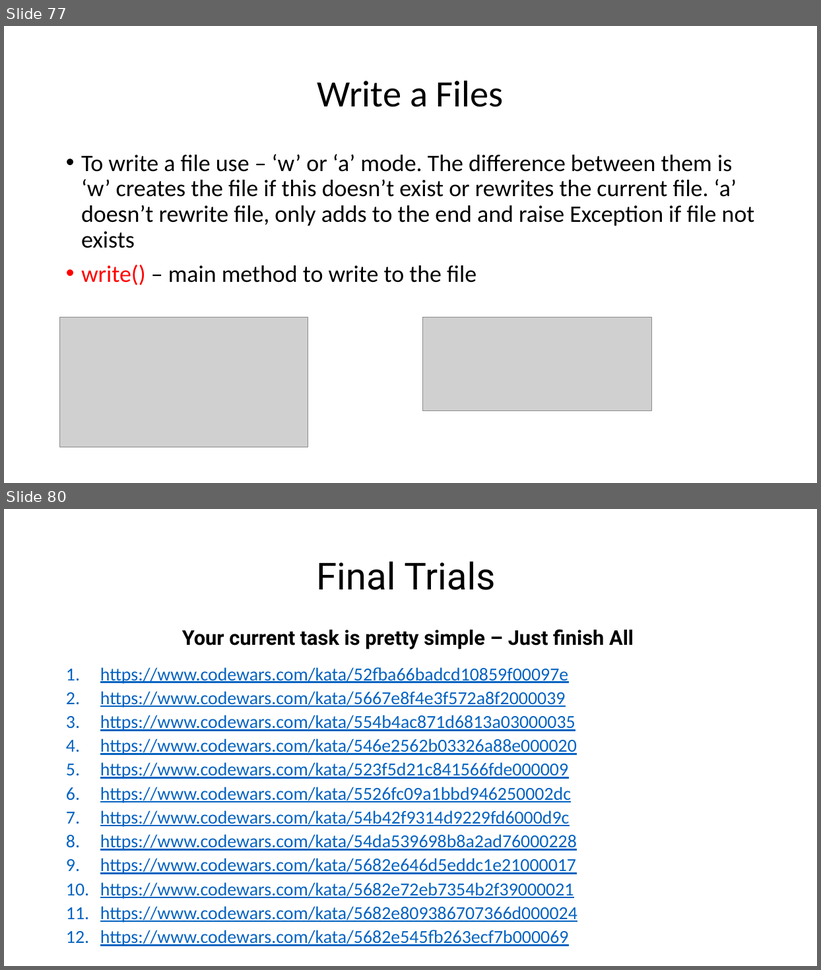
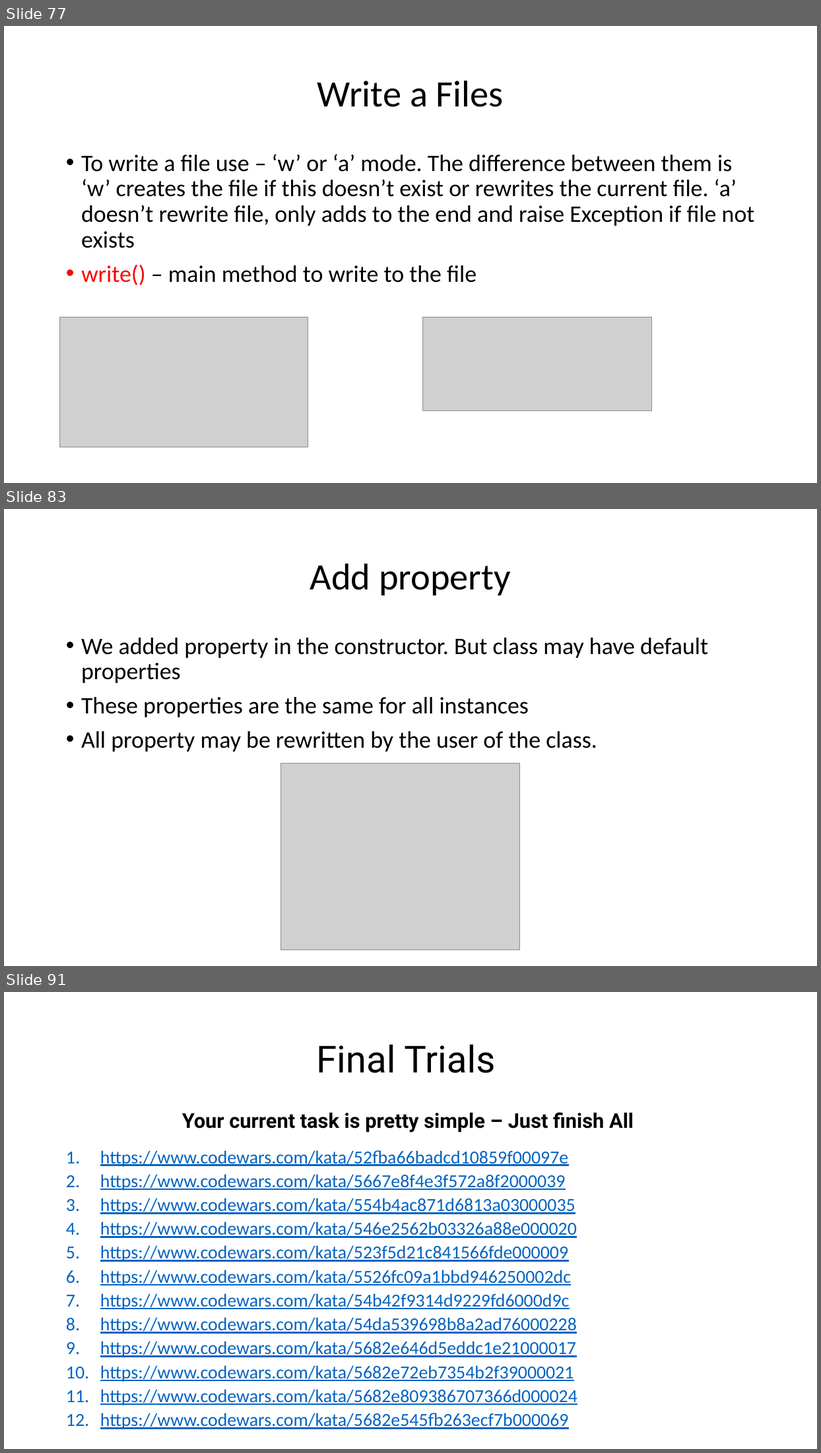
Before and after one commit to WonderLuc/brother-bootcamp, a slide deck: python 101/python_101.pptx. Shown one above the other, each under a label of ours: slides 77 and 80 before the commit, slides 77, 83 and 91 after it; the slides between them are not shown. The pictures are 821x970 and 821x1453 pixels, drawn with LibreOffice and Linux fonts; fonts in the diff are those of the drawing; grey boxes stand for pictures; background and template pictures are left out. Boxes give left, top, right and bottom in pixels: in the first picture for what was removed or moved away, otherwise in the second. Text is boxed around its words. In the diff, an @@ line names an element or a change of style, - is before the commit and + after.

Commit message:
feat: add classes block

```diff
--- a/python 101/python_101.pptx
+++ b/python 101/python_101.pptx
@@ slide 83 added at <box>4,509,817,966</box>, background picture (left out) @@
@@ title added at <box>310,563,511,595</box>, 44 pt, text #000000 @@
+Add property
@@ text added at <box>81,638,708,752</box>, 28 pt, text #000000 @@
+• We added property in the constructor. But class may have default properties
+• These properties are the same for all instances
+• All property may be rewritten by the user of the class.
@@ picture added at <box>281,763,520,951</box> @@
@@ what was slide 80 is now slide 91 @@
```
Also in this commit, not shown: 2 slides changed, 10 other slides added, 1 other file.
